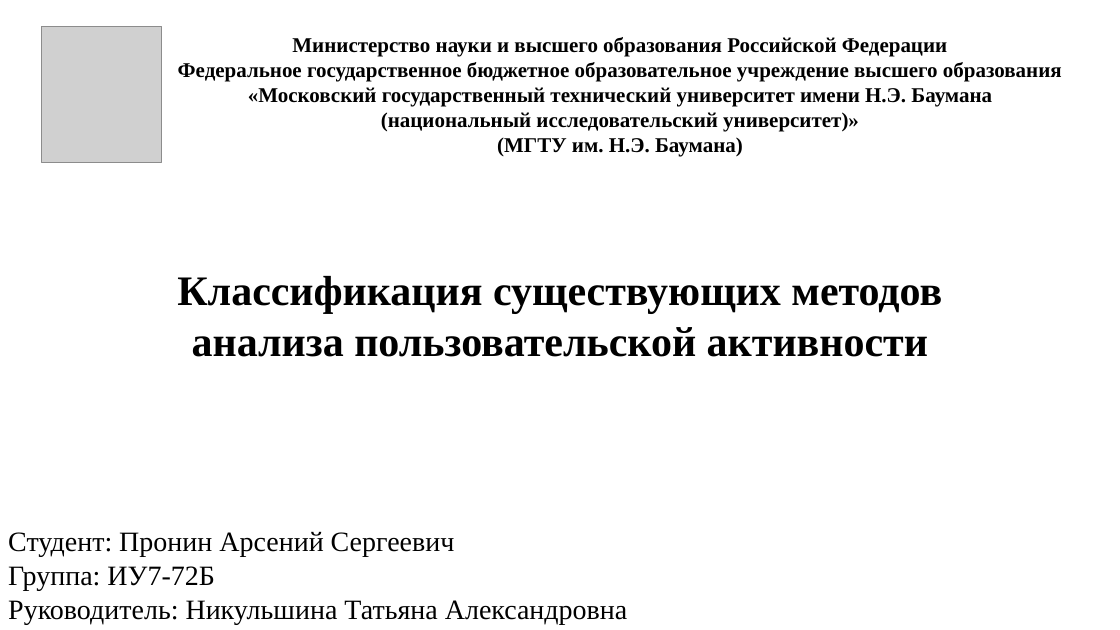
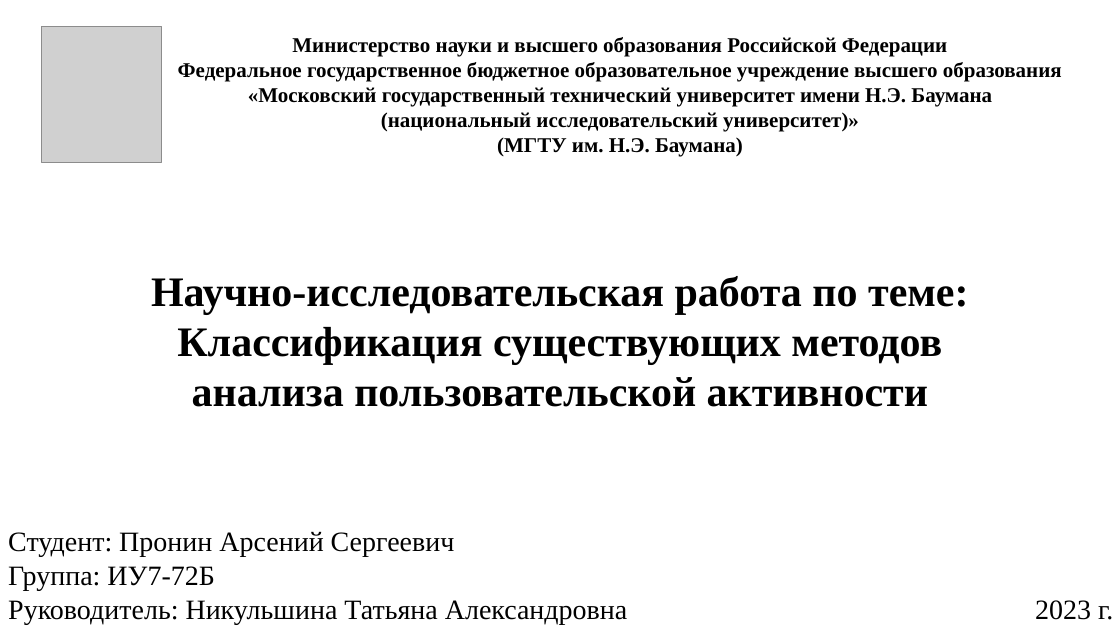
Before and after one commit to Inlucker/7semestr, a slide deck: slide 1 of НИР и ВКР/Презентация/ПронинАС_НИР_презентация.pptx. Drawn at 1120x630 pixels with LibreOffice and Linux fonts; fonts in the diff are those of the drawing; grey boxes stand for pictures. Boxes give left, top, right and bottom in pixels: in the first picture for what was removed or moved away, otherwise in the second. Text is boxed around its words. In the diff, an @@ line names an element or a change of style, - is before the commit and + after.

```diff
--- a/НИР и ВКР/Презентация/ПронинАС_НИР_презентация.pptx
+++ b/НИР и ВКР/Презентация/ПронинАС_НИР_презентация.pptx
@@ text at [151, 276, 968, 364]: text changed @@
-Классификация существующих методов
+Научно-исследовательская работа по теме:
+Классификация существующих методов
@@ text added at [1035, 600, 1113, 620], 24 pt, text #000000 @@
+2023 г.
```
Also in this commit, not shown: 6 other slides changed, 3 slides added, 2 slides removed, 1 other file.
